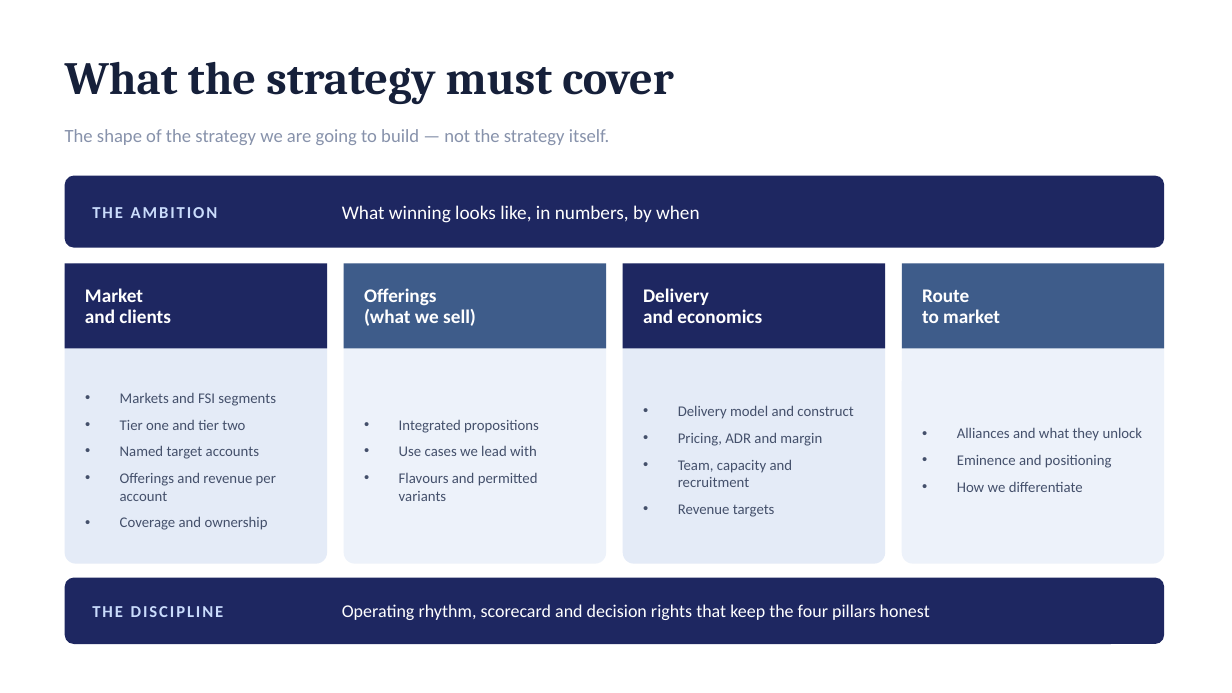
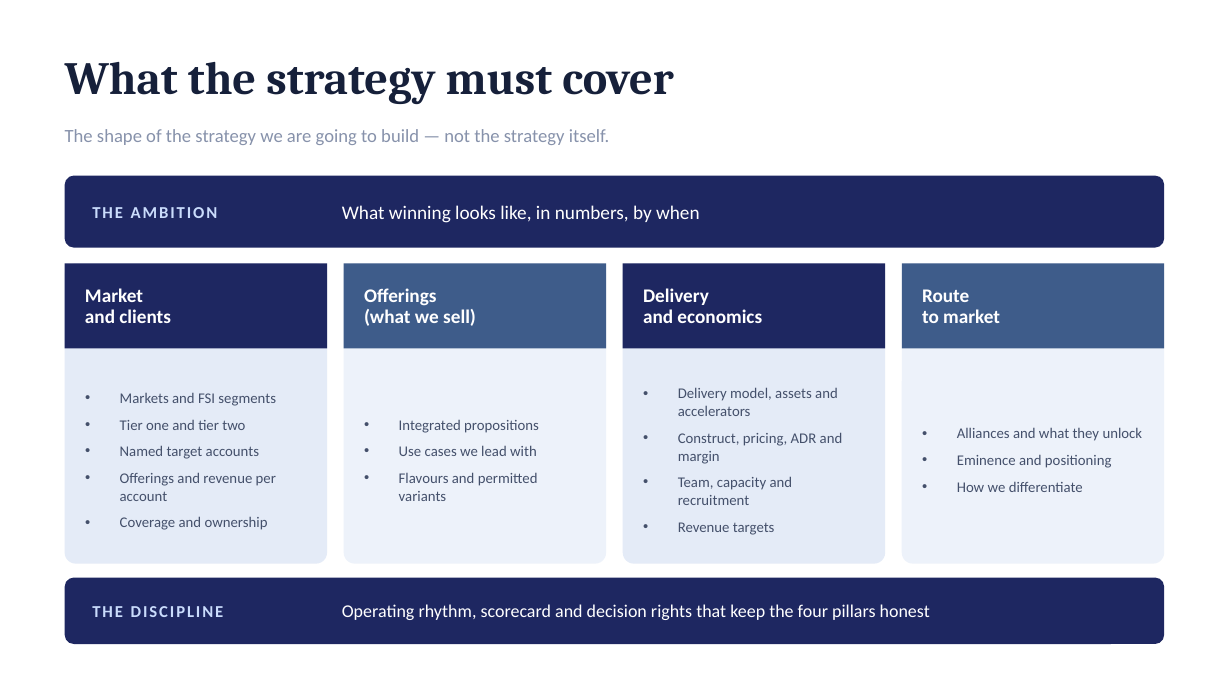
Before and after one commit to dhajjar-cyber/bae, a slide deck: slide 4 of FSI strategy/EAIND-FSI-Strategy-Development-Plan.pptx. Drawn at 1232x693 pixels with LibreOffice and Linux fonts; fonts in the diff are those of the drawing. Boxes give left, top, right and bottom in pixels: in the first picture for what was removed or moved away, otherwise in the second. Text is boxed around its words. In the diff, an @@ line names an element or a change of style, - is before the commit and + after.

```diff
--- a/FSI strategy/EAIND-FSI-Strategy-Development-Plan.pptx
+++ b/FSI strategy/EAIND-FSI-Strategy-Development-Plan.pptx
@@ text at (x1=678, y1=387, x2=843, y2=464): text changed @@
-• Delivery model and construct
-• Pricing, ADR and margin
+• Delivery model, assets and accelerators
+• Construct, pricing, ADR and margin
```
Also in this commit, not shown: 4 other slides changed, 2 other files.
